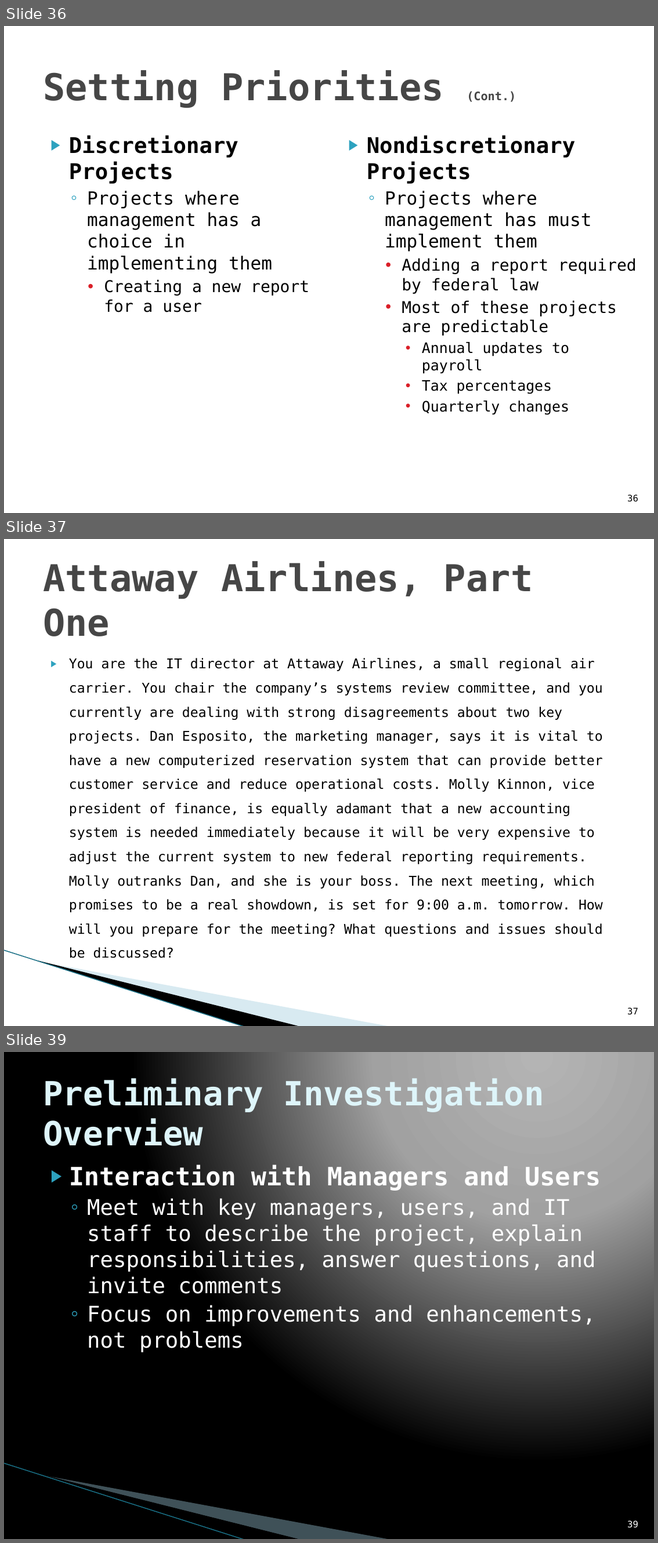
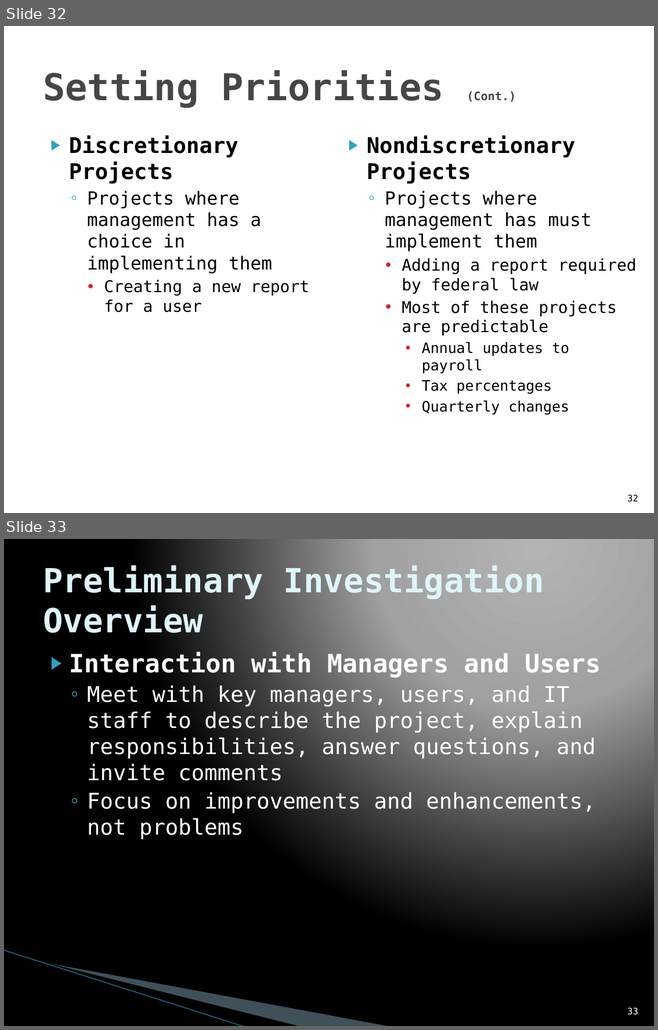
Before and after one commit to HarrisonSuffka/ITSE-1450, a slide deck: Power Points/Chapter 2.pptx. Shown one above the other, each under a label of ours: slides 36, 37 and 39 before the commit, slides 32 and 33 after it; the slides between them are not shown. The pictures are 658x1543 and 658x1030 pixels, drawn with LibreOffice and Linux fonts; fonts in the diff are those of the drawing; background and template pictures are left out. Boxes give left, top, right and bottom in pixels: in the first picture for what was removed or moved away, otherwise in the second. Text is boxed around its words. In the diff, an @@ line names an element or a change of style, - is before the commit and + after.

```diff
--- a/Power Points/Chapter 2.pptx
+++ b/Power Points/Chapter 2.pptx
@@ slide 37 removed at [4,539,654,1026], background #FFFFFF; not listed: 3 template elements that a slide beside it also shows @@
@@ title removed at [43,562,533,636] @@
-Attaway Airlines, Part One
@@ text removed at [69,658,603,958] @@
-▶ You are the IT director at Attaway Airlines, a small regional air carrier. You chair the company’s systems review committee, and you currently are dealing with strong disagreements about two key projects. Dan Esposito, the marketing manager, says it is vital to have a new computerized reservation system that can provide better customer service and reduce operational costs. Molly Kinnon, vice president of finance, is equally adamant that a new accounting system is needed immediately because it will be very expensive to adjust the current system to new federal reporting requirements. Molly outranks Dan, and she is your boss. The next meeting, which promises to be a real showdown, is set for 9:00 a.m. tomorrow. How will you prepare for the meeting? What questions and issues should be discussed?
@@ page number removed at [627,1008,638,1015] @@
-37
@@ what was slide 36 is now slide 32 @@
@@ page number at [627,495,638,502]: text changed @@
-36
+32
@@ what was slide 39 is now slide 33 @@
@@ page number at [627,1008,638,1015]: text changed @@
-39
+33
```
Also in this commit, not shown: 3 slides changed, 8 other slides removed, 7 other files.
